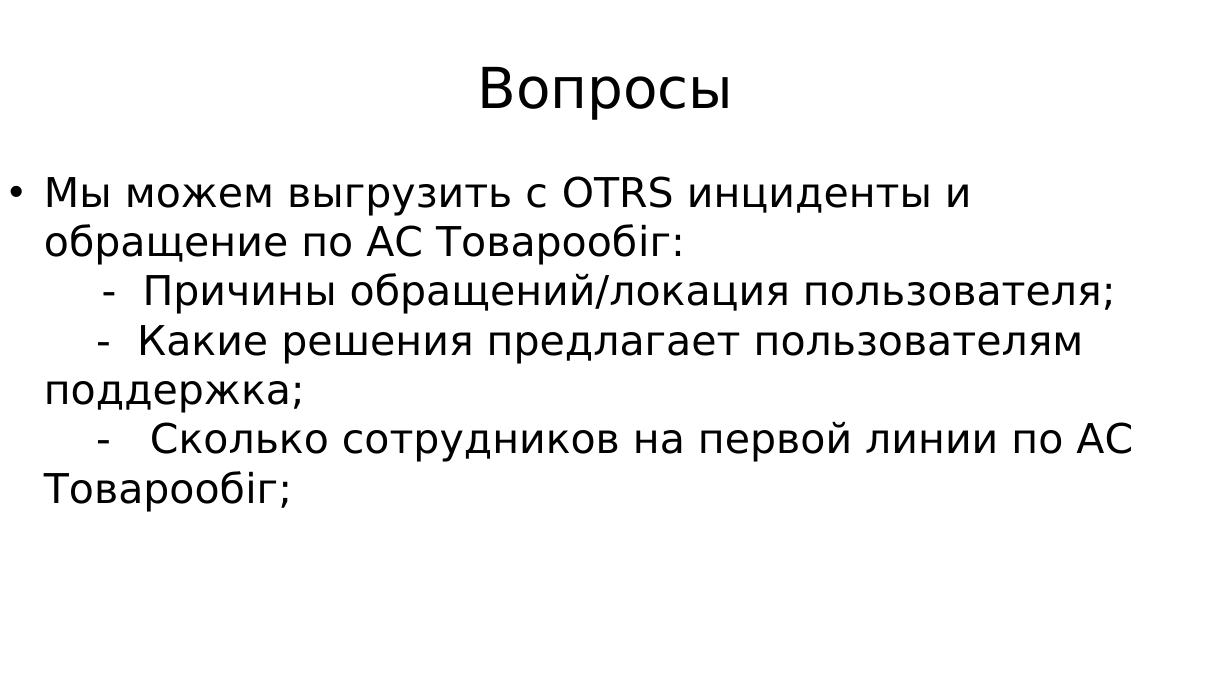
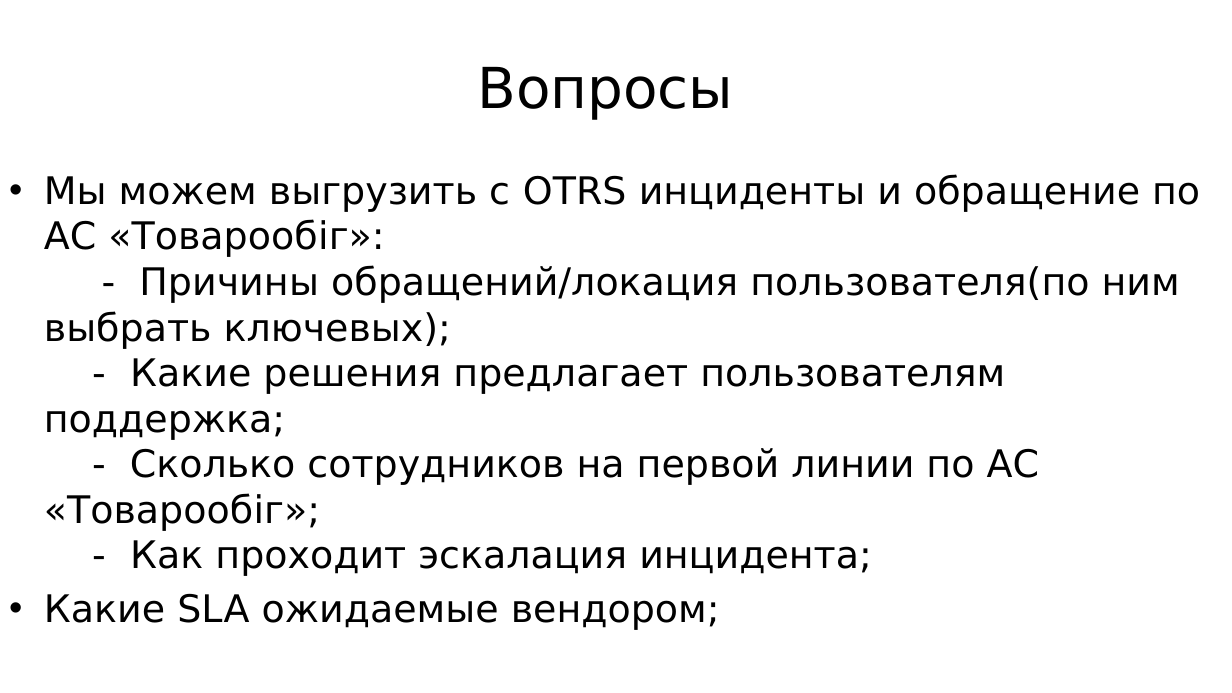
Before and after one commit to gleb-ehorich/html, a slide deck: slide 15 of Почтовые+Розница.pptx (slide 14 before the commit). Drawn at 1232x693 pixels with LibreOffice and Linux fonts; fonts in the diff are those of the drawing. Boxes give left, top, right and bottom in pixels: in the first picture for what was removed or moved away, otherwise in the second. Text is boxed around its words. In the diff, an @@ line names an element or a change of style, - is before the commit and + after.

```diff
--- a/Почтовые+Розница.pptx
+++ b/Почтовые+Розница.pptx
@@ text at box(44, 174, 1200, 630): text changed; size 32 to 29.6 pt @@
-• Мы можем выгрузить с OTRS инциденты и обращение по АС Товарообіг:
-  - Причины обращений/локация пользователя;
-  - Какие решения предлагает пользователям поддержка;
-  - Сколько сотрудников на первой линии по АС Товарообіг;
+• Мы можем выгрузить с OTRS инциденты и обращение по АС «Товарообіг»:
+  - Причины обращений/локация пользователя(по ним выбрать ключевых);
+  - Какие решения предлагает пользователям поддержка;
+  - Сколько сотрудников на первой линии по АС «Товарообіг»;
+  - Как проходит эскалация инцидента;
+• Какие SLA ожидаемые вендором;
```
Also in this commit, not shown: 1 other slide changed, 1 slide added.
